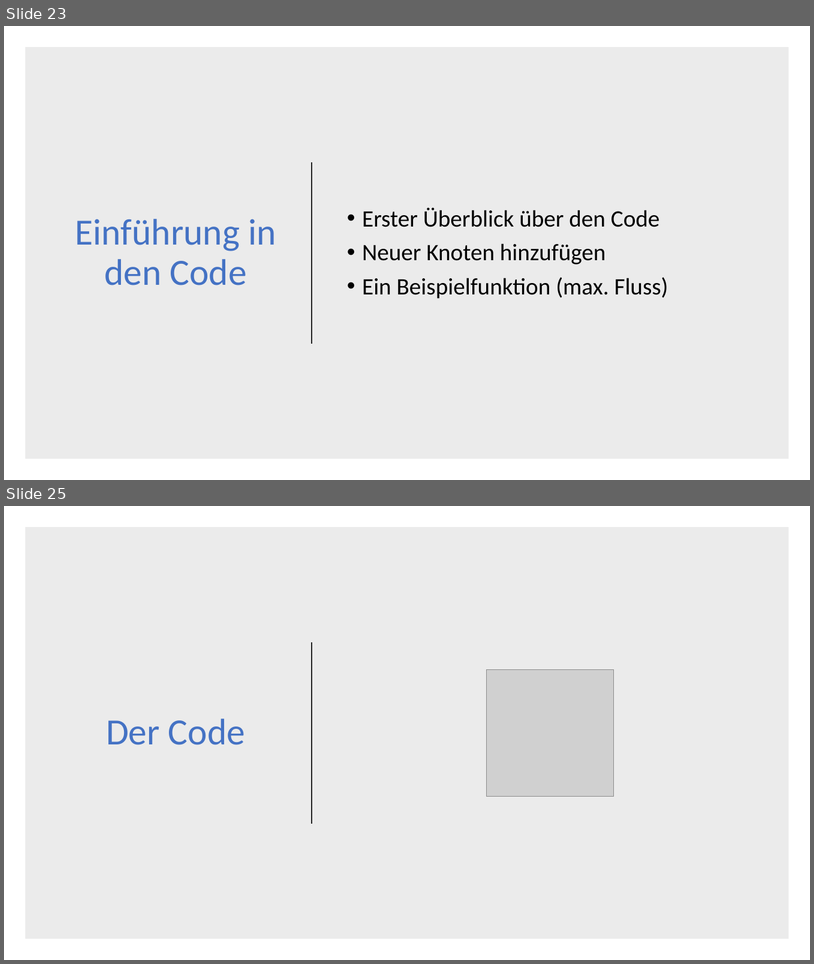
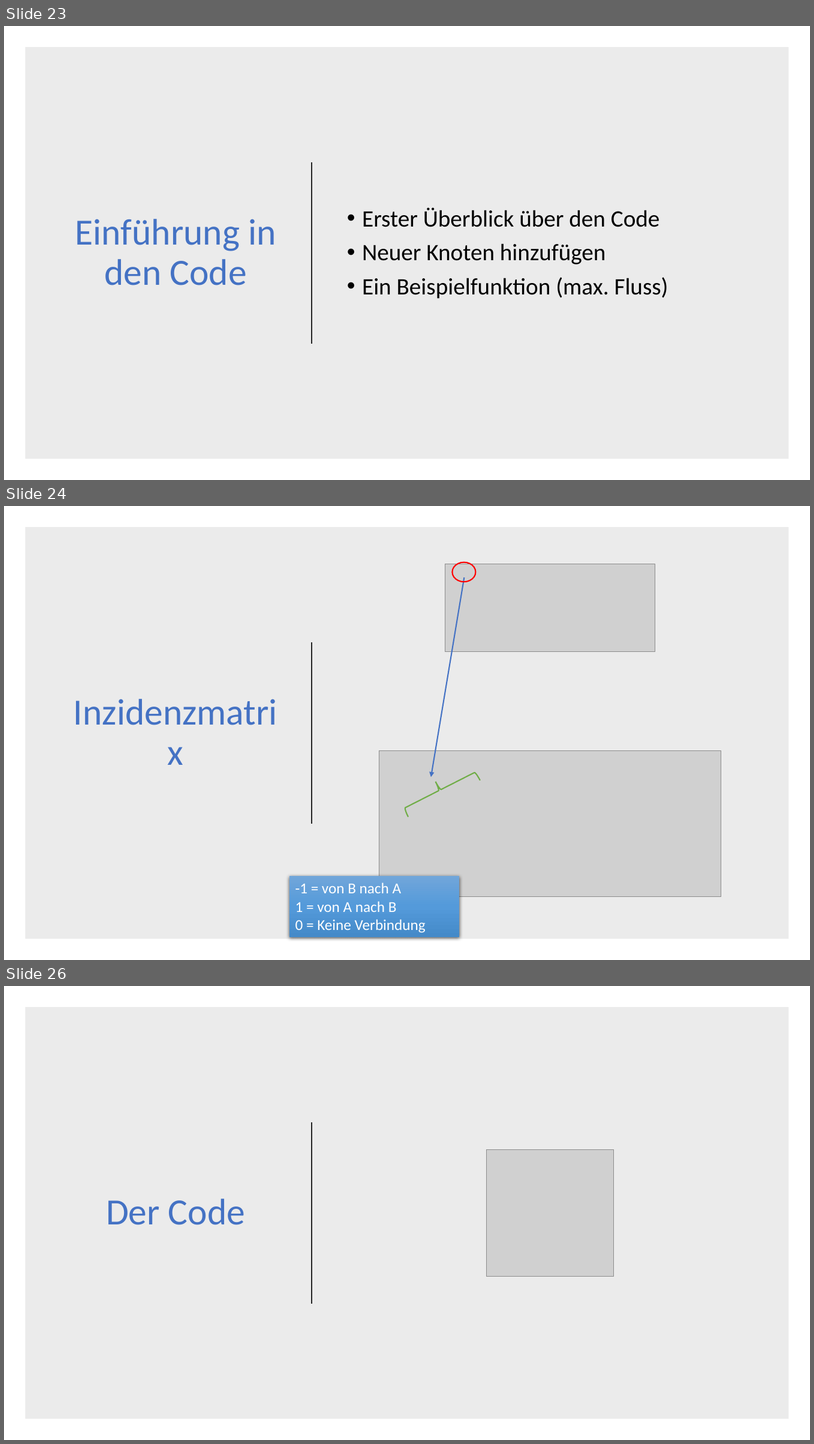
Before and after one commit to DerAlexx/Angewandte-Mathematik, a slide deck: Praktikum_6/Abgabe 6.pptx. Shown one above the other, each under a label of ours: slides 23 and 25 before the commit, slides 23, 24 and 26 after it; the slides between them are not shown. The pictures are 814x964 and 814x1444 pixels, drawn with LibreOffice and Linux fonts; fonts in the diff are those of the drawing; grey boxes stand for pictures. Boxes give left, top, right and bottom in pixels: in the first picture for what was removed or moved away, otherwise in the second. Text is boxed around its words. In the diff, an @@ line names an element or a change of style, - is before the commit and + after.

```diff
--- a/Praktikum_6/Abgabe 6.pptx
+++ b/Praktikum_6/Abgabe 6.pptx
@@ slide 24 added at box(4, 506, 810, 960), background #FFFFFF @@
@@ rectangle added at box(25, 527, 789, 939), fill #000000 at 8% opacity @@
@@ title added at box(61, 570, 291, 895), 44 pt, text #4472C4 @@
+Inzidenzmatrix
@@ arrow added from (464, 577) to (431, 777), #4472C4 1.5 pt @@
@@ picture added at box(446, 564, 656, 651) @@
@@ ellipse added at box(452, 562, 476, 582), outline #FF0000 1.5 pt @@
@@ line added from (312, 642) to (312, 823), #262626 1.5 pt @@
@@ picture added at box(380, 750, 722, 896) @@
@@ right brace added at box(400, 763, 480, 817), outline #70AD47 1.5 pt @@
@@ rectangle added at box(290, 876, 459, 937), fill gradient #71A6DB to #559BDB to #448ACA, 18 pt, text #FFFFFF @@
+-1 = von B nach A
+1 = von A nach B
+0 = Keine Verbindung
@@ what was slide 25 is now slide 26 @@
```
Also in this commit, not shown: 1 other slide added, 1 slide removed, 3 other files.
